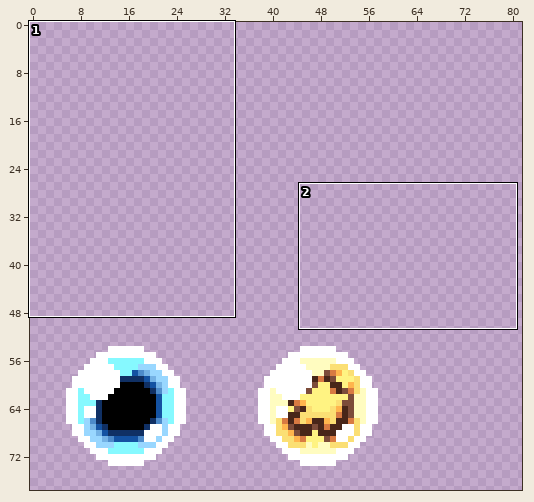
A sprite sheet gets an edit: Platformer/Content/orb.png. The picture above shows the old version from afar; the outline marks the close-up.
Close-up. Before:
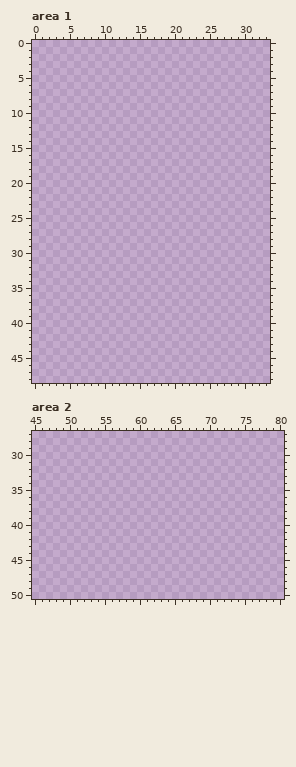
The file is 128x128 pixels. Shown: area 1: x 0..33, y 0..48; area 2: x 45..80, y 27..50. The old version is drawn lined up with the new one. The wide view leaves out empty margins.
Palette (. is transparent): 
Once edited:
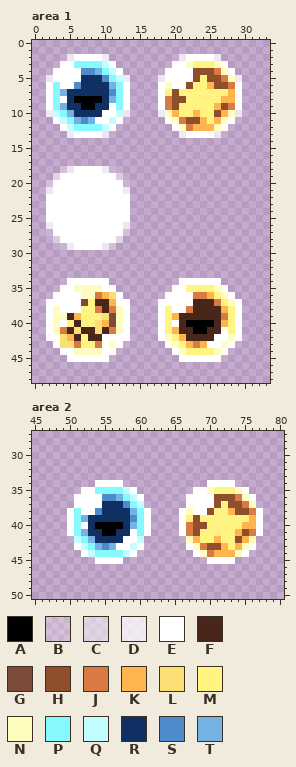
Colours new in this view: A #000000  B #ffffff3f  C #ffffff7f  D #ffffffbf  E #ffffff  F #482619  G #7c4c3a  H #8f4f2d  J #d87a42  K #ffb54d  L #fbdf74  M #fff382  N #fffcc0  P #86f9ff  Q #c3fdff  R #103064  S #4d8bca  T #74b2e5
The edit:
whole drawing moved by +0,+48 (the old picture is shown already moved)
Changed rows in their new state; - is an unchanged pixel.
Area 1:
first column x 2:
 2 ---DEEEED----------DEEEED---
 3 --EEPPPPQE--------EENMMMNE--
 4 -EEEESSTPQE------EEEEHHHJNE-
 5 DEEEERRRSPQD----DEEEEHMHHJND
 6 EPEESRRRRTPE----ENEEHMMKHHJE
 7 EPTRRRRRRSPE----EMHMMMMMMMKE
 8 EPERAAAARTPE----EJHHMMMMMKKE
 9 EPTRRAARREPE----EJHMMMMMKHJE
10 DQPTRRRREEQD----DNKMMKMMHKND
11 -EQPTSTEEQE------ENJHHKMKNE-
12 --EQPPPPQE--------ENJKKKNE--
13 ---DEEEED----------DEEEED---
first column x 2:
18 --BDEEEEDB--
19 -CEEEEEEEEC-
20 BEEEEEEEEEEB
21 DEEEEEEEEEED
22 EEEEEEEEEEEE
23 EEEEEEEEEEEE
24 EEEEEEEEEEEE
25 EEEEEEEEEEEE
26 DEEEEEEEEEED
27 BEEEEEEEEEEB
28 -CEEEEEEEEC-
29 --BDEEEEDB--
first column x 2:
34 ---EEEEEE----------EEEEEE---
35 --EENNNNEE--------EEMMMMNE--
36 -EEEENNJKLE------EEEEJJKMNE-
37 EEEEEGMFFKEE----EEEEEFFFJMNE
38 ENEEEMMJFJNE----EMEEJFFFFKME
39 ENNFKMMMLGNE----EMKFFFFFFJME
40 ENEMFMMLKGNE----EMEFAAAAFKME
41 ENJFLFFLFJNE----EMKFFAAFFEME
42 EELKFMFFEEEE----ENMKFFFFEENE
43 -ELLJMMJENE------ENMKJKEENE-
44 --EENNNNEE--------ENMMMMNE--
45 ---EEEEEE----------EEEEEE---
Area 2:
first column x 50:
34 ----EEEE------------EEEE----
35 --EEPPPPQE--------EENMMMNE--
36 -EEEESSTPQE------EEEEHHHJNE-
37 -EEEERRRSPQ------EEEEHMHHJN-
38 EPEESRRRRTPE----ENEEHMMKHHJE
39 EPTRRRRRRSPE----EMHMMMMMMMKE
40 EPERAAAARTPE----EJHHMMMMMKKE
41 EPTRRAARREPE----EJHMMMMMKHJE
42 -QPTRRRREEQ------NKMMKMMHKN-
43 -EQPTSTEEQE------ENJHHKMKNE-
44 --EQPPPPQE--------ENJKKKNE--
45 ----EEEE------------EEEE----
Pixel boxes of the changes (left, top, right, bottom) in both close-ups:
added: (46, 54, 130, 138)
added: (158, 54, 242, 138)
added: (46, 166, 130, 250)
added: (46, 278, 130, 362)
added: (158, 278, 242, 362)
added: (67, 480, 151, 564)
added: (179, 480, 263, 564)
